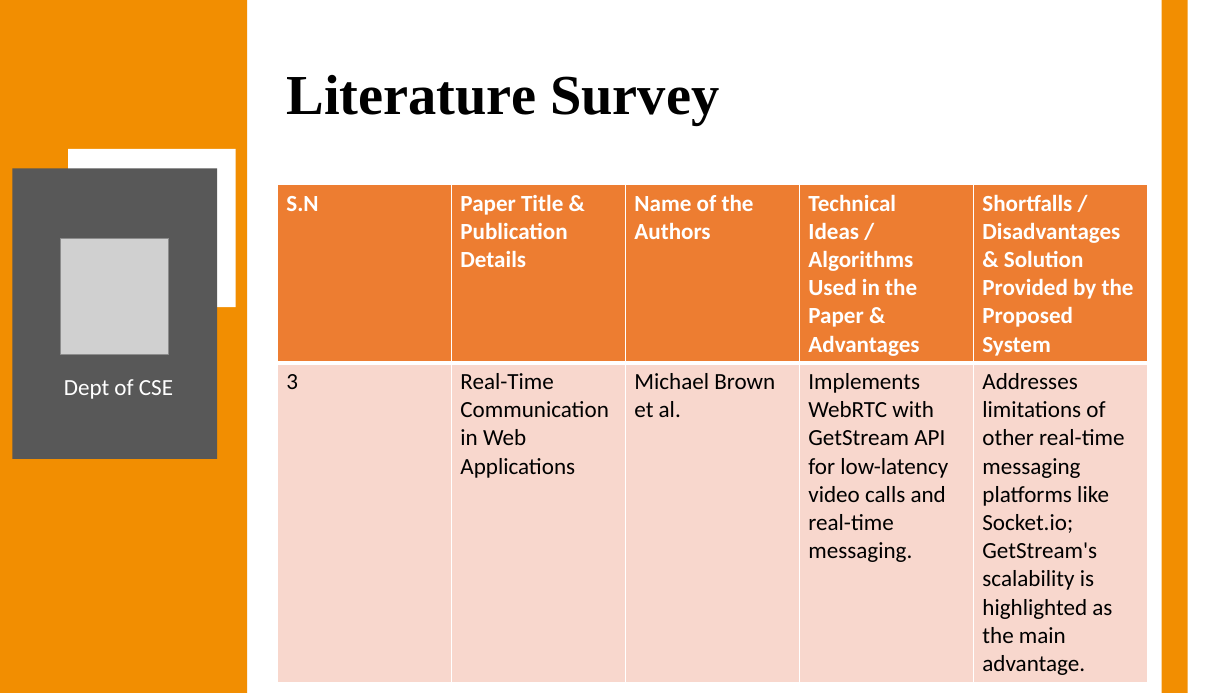
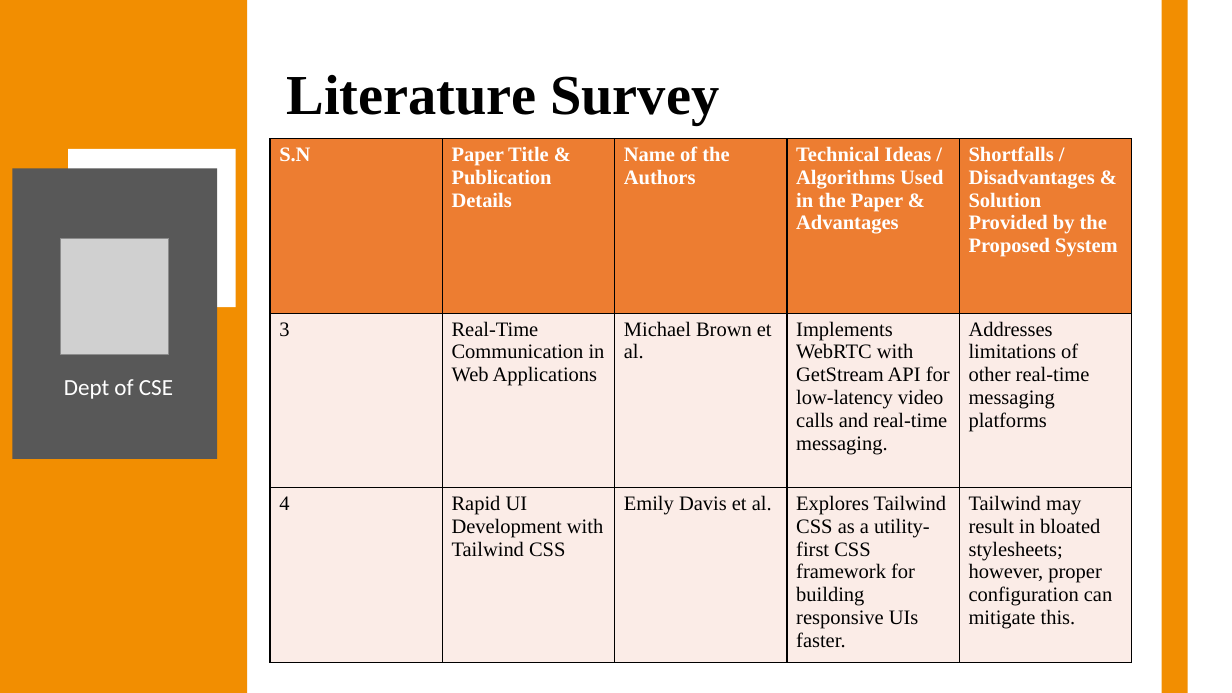
Before and after one commit to Anish202020/7th-Semester, a slide deck: slide 5 of Report & PPT/Project Work/Ppt/Callify Synopsis.pptx (slide 6 before the commit). Drawn at 1232x693 pixels with LibreOffice and Linux fonts; fonts in the diff are those of the drawing; grey boxes stand for pictures. Boxes give left, top, right and bottom in pixels: in the first picture for what was removed or moved away, otherwise in the second. Text is boxed around its words. In the diff, an @@ line names an element or a change of style, - is before the commit and + after.

Commit message:
commit changes

```diff
--- a/Report & PPT/Project Work/Ppt/Callify Synopsis.pptx
+++ b/Report & PPT/Project Work/Ppt/Callify Synopsis.pptx
@@ table at [270, 139, 1134, 677] @@
-row 2: 3 | Real-Time Communication in Web Applications | Michael Brown et al. | Implements WebRTC with GetStream API for low-latency video calls and real-time messaging. | Addresses limitations of other real-time messaging platforms like Socket.io; GetStream's scalability is highlighted as the main advantage.
+row 2: 3 | Real-Time Communication in Web Applications | Michael Brown et al. | Implements WebRTC with GetStream API for low-latency video calls and real-time messaging. | Addresses limitations of other real-time messaging platforms
+row 3: 4 | Rapid UI Development with Tailwind CSS | Emily Davis et al. | Explores Tailwind CSS as a utility-first CSS framework for building responsive UIs faster. | Tailwind may result in bloated stylesheets; however, proper configuration can mitigate this.
@@ table: place and size @@
-table at [277, 185, 1146, 679]
+table at [270, 139, 1134, 677]
```
Also in this commit, not shown: 13 other slides changed, 5 slides removed.
